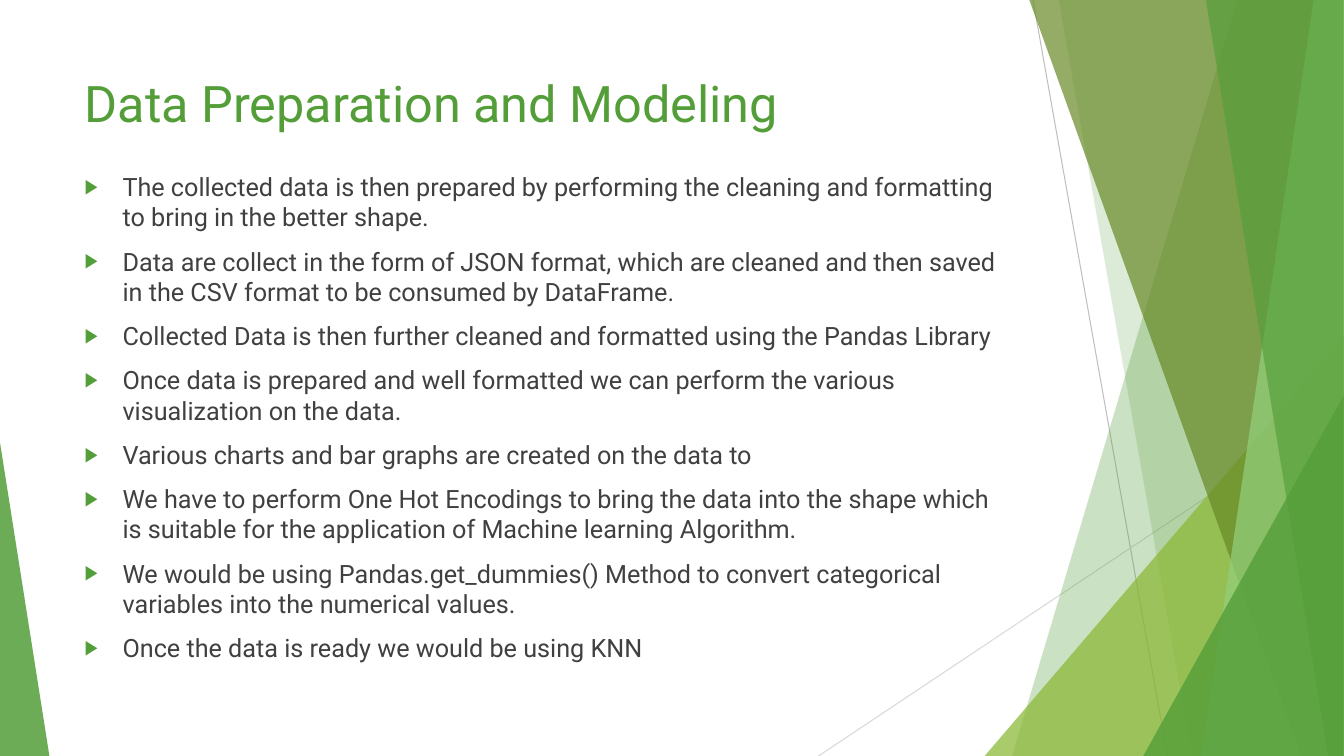
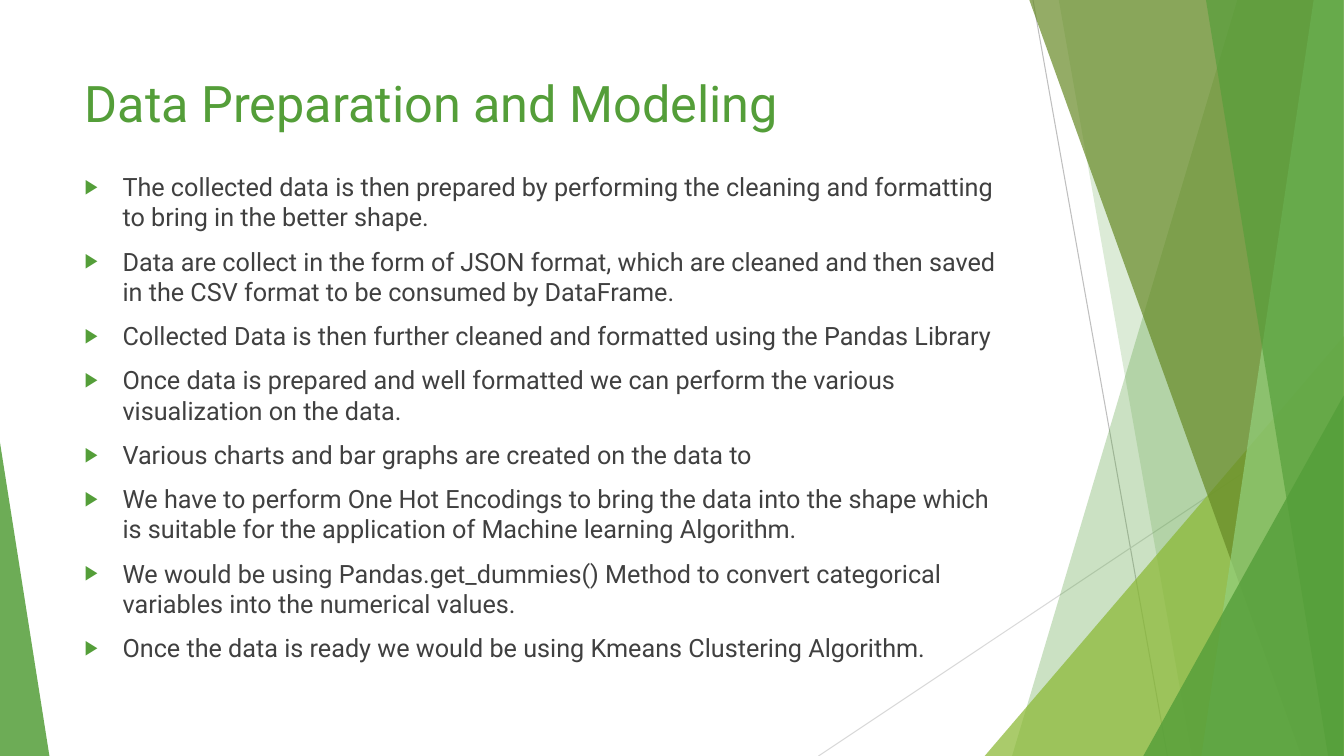
Before and after one commit to maindolaamit/Coursera_Capstone, a slide deck: slide 7 of Week4_Final_Project/Restaurants_Analysis_Presentation.pptx. Drawn at 1344x756 pixels with LibreOffice and Linux fonts; fonts in the diff are those of the drawing. Boxes give left, top, right and bottom in pixels: in the first picture for what was removed or moved away, otherwise in the second. Text is boxed around its words. In the diff, an @@ line names an element or a change of style, - is before the commit and + after.

Commit message:
Updated PPT

```diff
--- a/Week4_Final_Project/Restaurants_Analysis_Presentation.pptx
+++ b/Week4_Final_Project/Restaurants_Analysis_Presentation.pptx
@@ text at bbox=[123, 638, 924, 663]: text changed @@
-▶ Once the data is ready we would be using KNN
+▶ Once the data is ready we would be using Kmeans Clustering Algorithm.
```
